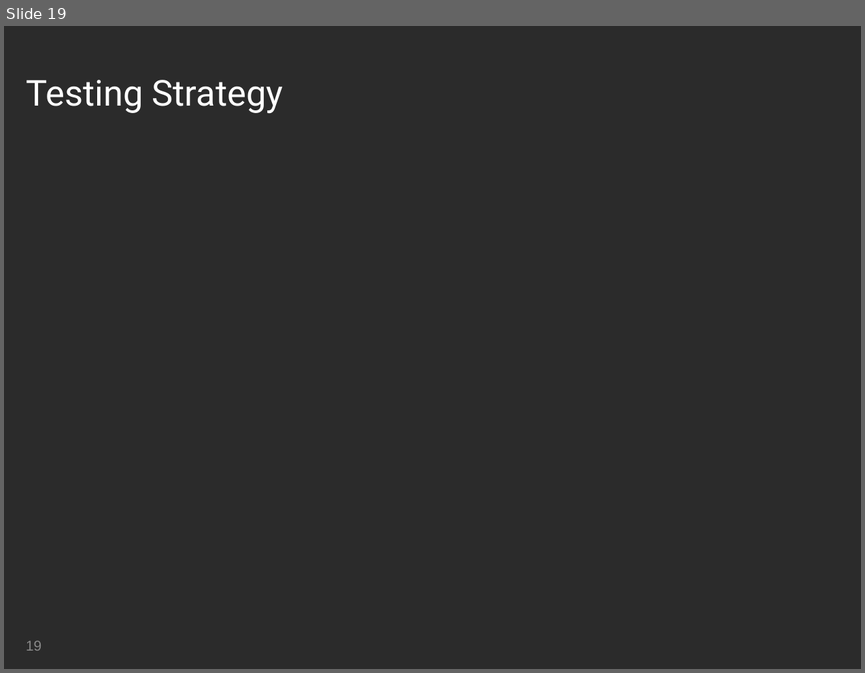
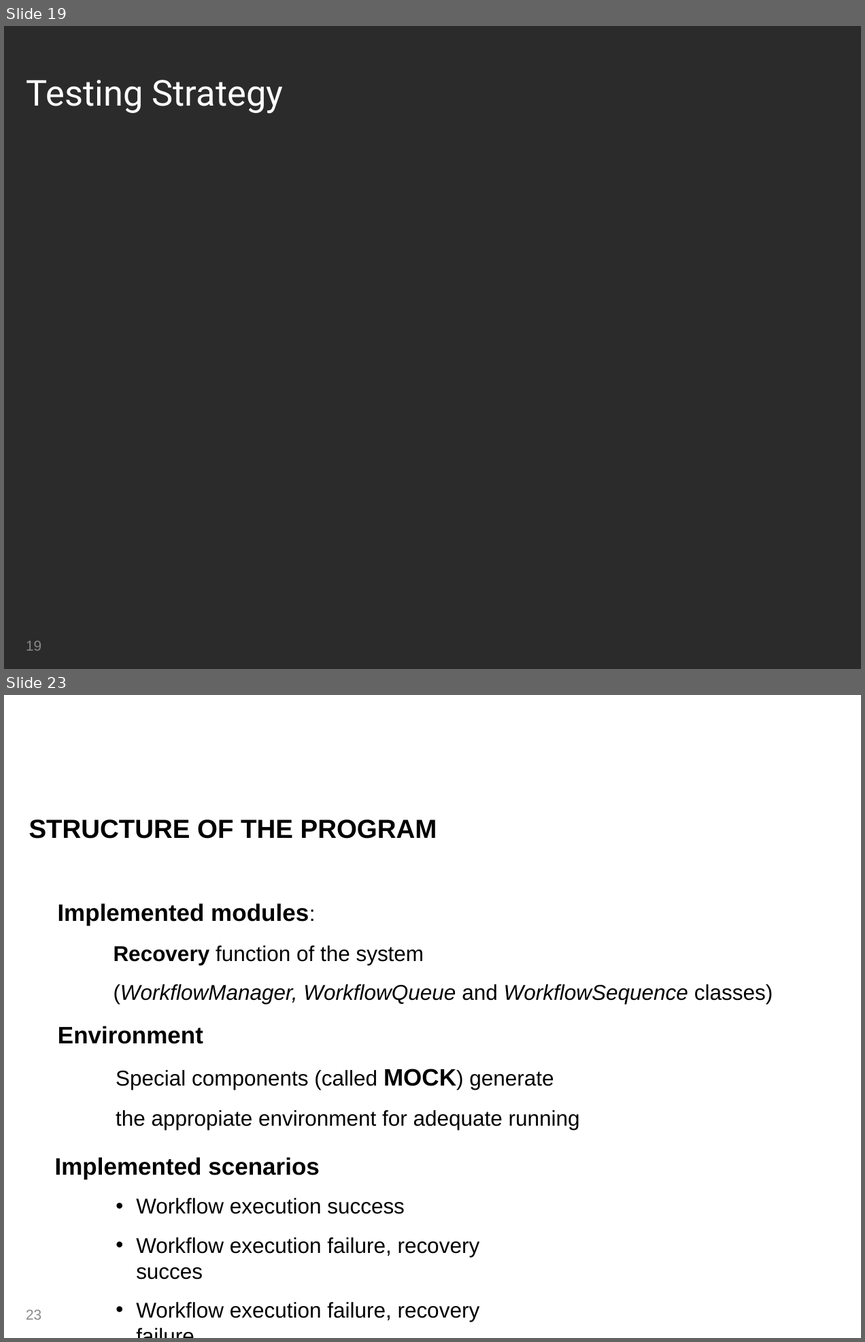
Before and after one commit to mateuszgolab/applications-in-high-end-computing, a slide deck: Presentation/Group Presentation - Zsolt.ppt. Shown one above the other, each under a label of ours: slide 19 before the commit, slides 19 and 23 after it; the slides between them are not shown. The pictures are 865x673 and 865x1342 pixels, drawn with LibreOffice and Linux fonts; fonts in the diff are those of the drawing; background and template pictures are left out; a plain dark background stands for a picture behind light text. Boxes give left, top, right and bottom in pixels: in the first picture for what was removed or moved away, otherwise in the second. Text is boxed around its words. In the diff, an @@ line names an element or a change of style, - is before the commit and + after.

```diff
--- a/Presentation/Group Presentation - Zsolt.ppt
+++ b/Presentation/Group Presentation - Zsolt.ppt
@@ slide 23 added at (4, 695, 861, 1338), background picture (left out) @@
@@ title added at (18, 707, 412, 814), 30 pt, text #FFFFFF @@
+Implementation
@@ text added at (29, 819, 437, 838), 22 pt, text #000000, bold @@
+STRUCTURE OF THE PROGRAM
@@ text added at (58, 903, 309, 926), 20 pt, text #000000, bold @@
+Implemented modules:
@@ text added at (113, 945, 772, 1004), 18 pt, text #000000, italic @@
+Recovery function of the system
+(WorkflowManager, WorkflowQueue and WorkflowSequence classes)
@@ text added at (58, 1025, 203, 1044), 20 pt, text #000000, bold @@
+Environment
@@ text added at (116, 1068, 580, 1130), 18 pt, text #000000 @@
+Special components (called MOCK) generate
+the appropiate environment for adequate running
@@ text added at (55, 1157, 320, 1179), 20 pt, text #000000, bold @@
+Implemented scenarios
@@ text added at (136, 1198, 480, 1321), 18 pt, text #000000 @@
+• Workflow execution success
+• Workflow execution failure, recovery succes
+• Workflow execution failure, recovery failure
@@ page number added at (26, 1309, 41, 1319), 12 pt, text #898989 @@
+23
```
Also in this commit, not shown: 1 slide changed, 3 other slides added, 3 slides removed.
